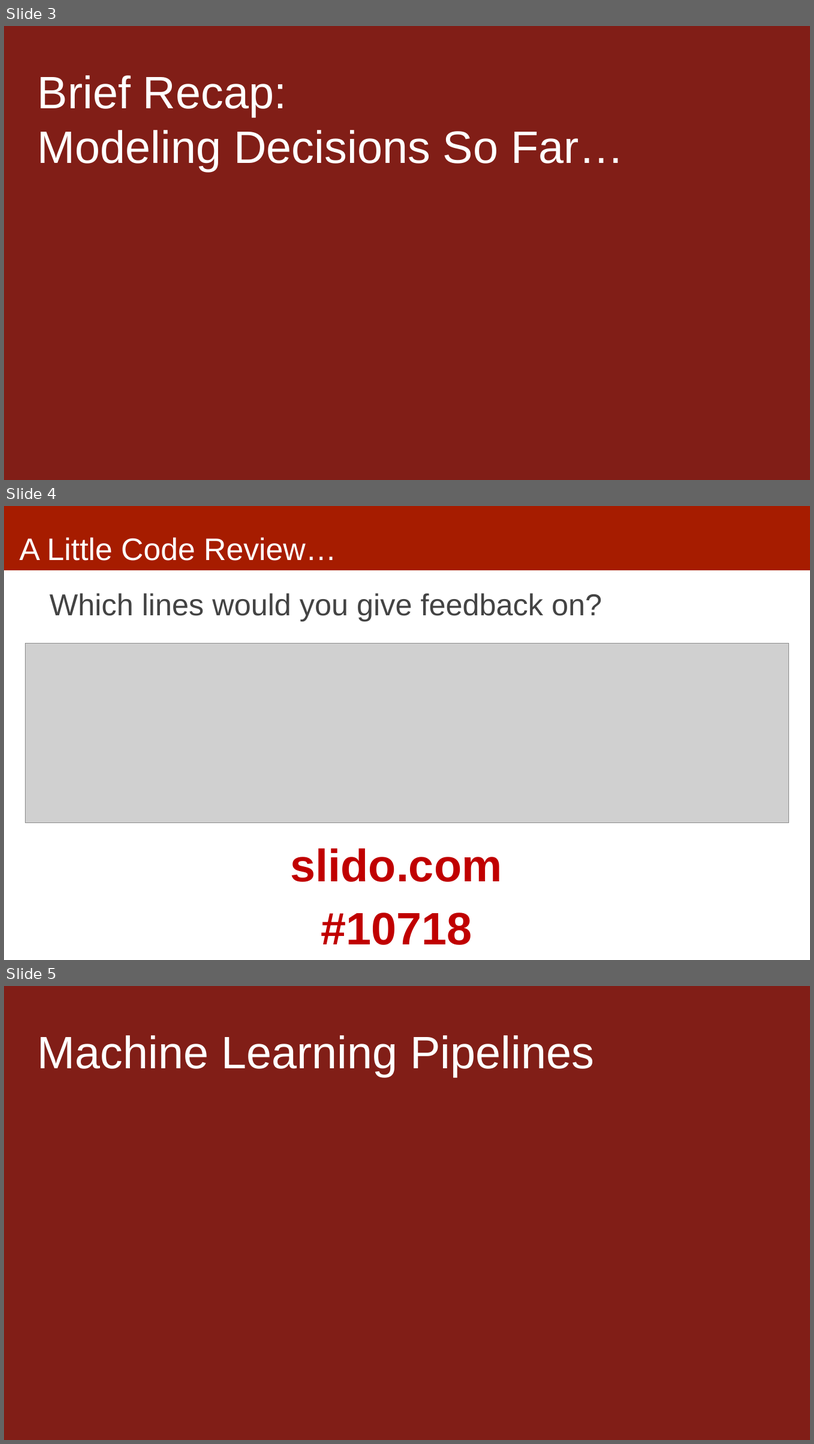
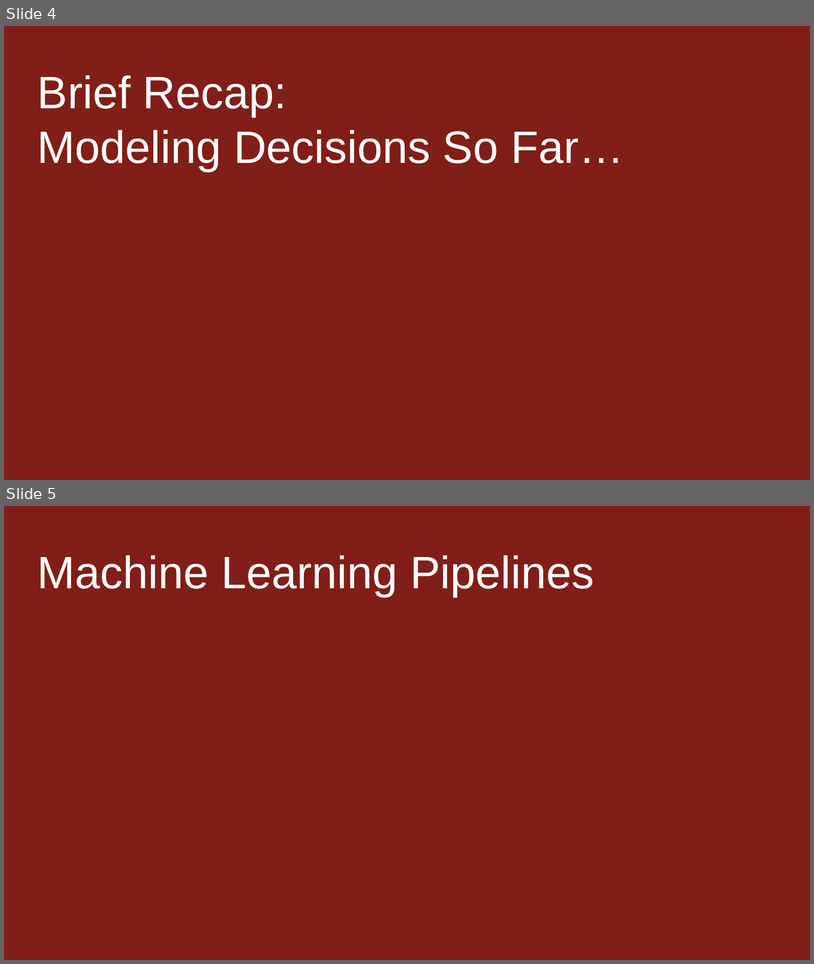
Before and after one commit to dssg/MLinPractice, a slide deck: Lectures/Lecture8-Machine-Learning-Pipelines.pptx. Shown one above the other, each under a label of ours: slides 3, 4 and 5 before the commit, slides 4 and 5 after it. The pictures are 814x1444 and 814x964 pixels, drawn with LibreOffice and Linux fonts; fonts in the diff are those of the drawing; grey boxes stand for pictures. Boxes give left, top, right and bottom in pixels: in the first picture for what was removed or moved away, otherwise in the second. Text is boxed around its words. In the diff, an @@ line names an element or a change of style, - is before the commit and + after.

```diff
--- a/Lectures/Lecture8-Machine-Learning-Pipelines.pptx
+++ b/Lectures/Lecture8-Machine-Learning-Pipelines.pptx
@@ slide 4 removed at (4, 506, 810, 960), background #FFFFFF @@
@@ rectangle removed at (4, 506, 810, 570) @@
@@ title removed at (20, 537, 336, 561) @@
-A Little Code Review…
@@ text removed at (50, 593, 602, 621) @@
-Which lines would you give feedback on?
@@ picture removed at (25, 643, 789, 822) @@
@@ text removed at (291, 848, 502, 945) @@
-slido.com
-#10718
@@ what was slide 3 is now slide 4 @@
```
Also in this commit, not shown: 1 slide changed, 1 slide added.
